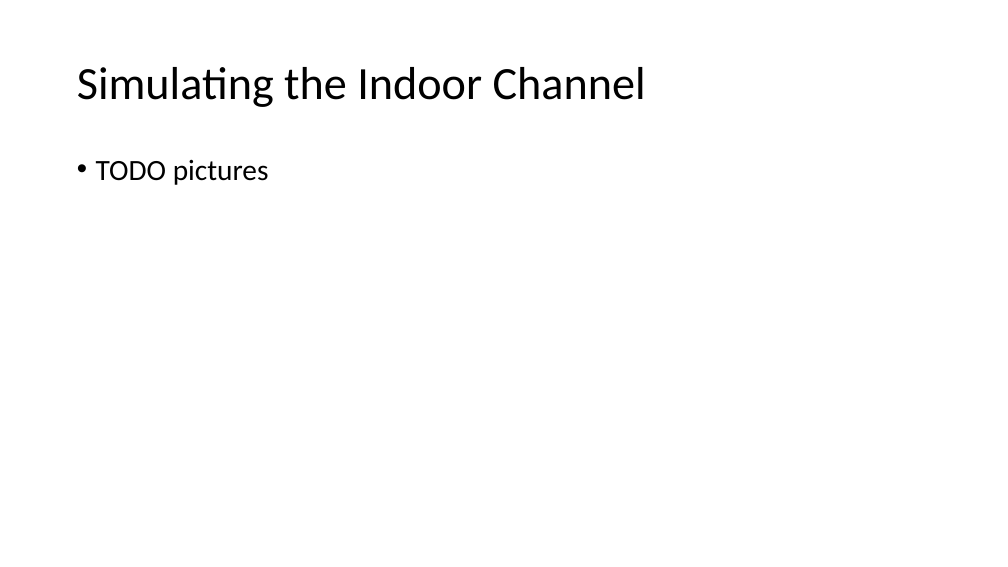
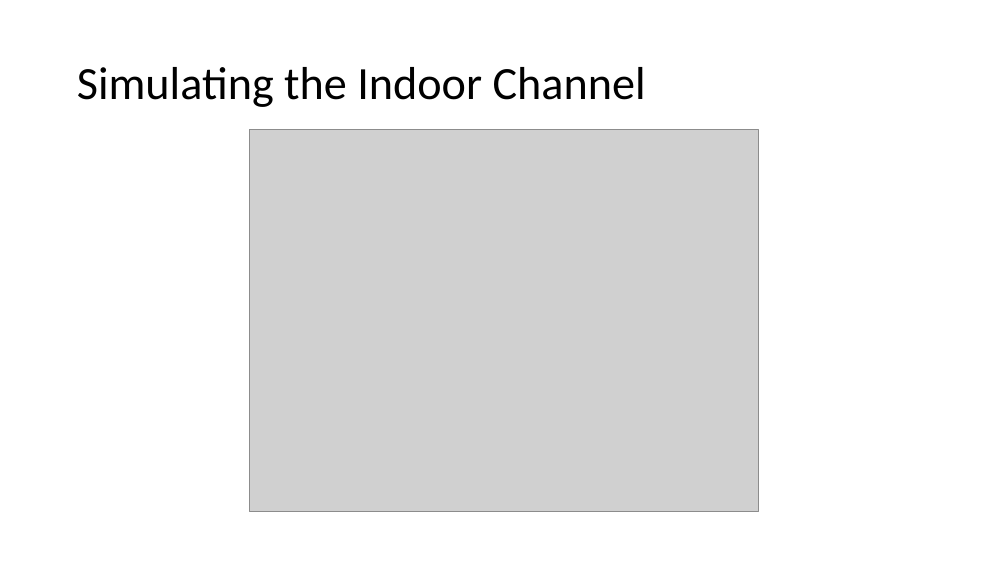
Before and after one commit to USRPMAN/wifi-radar, a slide deck: slide 6 of presentation.pptx. Drawn at 1008x567 pixels with LibreOffice and Linux fonts; fonts in the diff are those of the drawing; grey boxes stand for pictures. Boxes give left, top, right and bottom in pixels: in the first picture for what was removed or moved away, otherwise in the second. Text is boxed around its words. In the diff, an @@ line names an element or a change of style, - is before the commit and + after.

Commit message:
updated presentation

```diff
--- a/presentation.pptx
+++ b/presentation.pptx
@@ picture added at bbox=[250, 130, 759, 512] @@
@@ text removed at bbox=[96, 159, 269, 185] @@
-• TODO pictures
```
Also in this commit, not shown: 1 other slide changed, 3 slides added.
